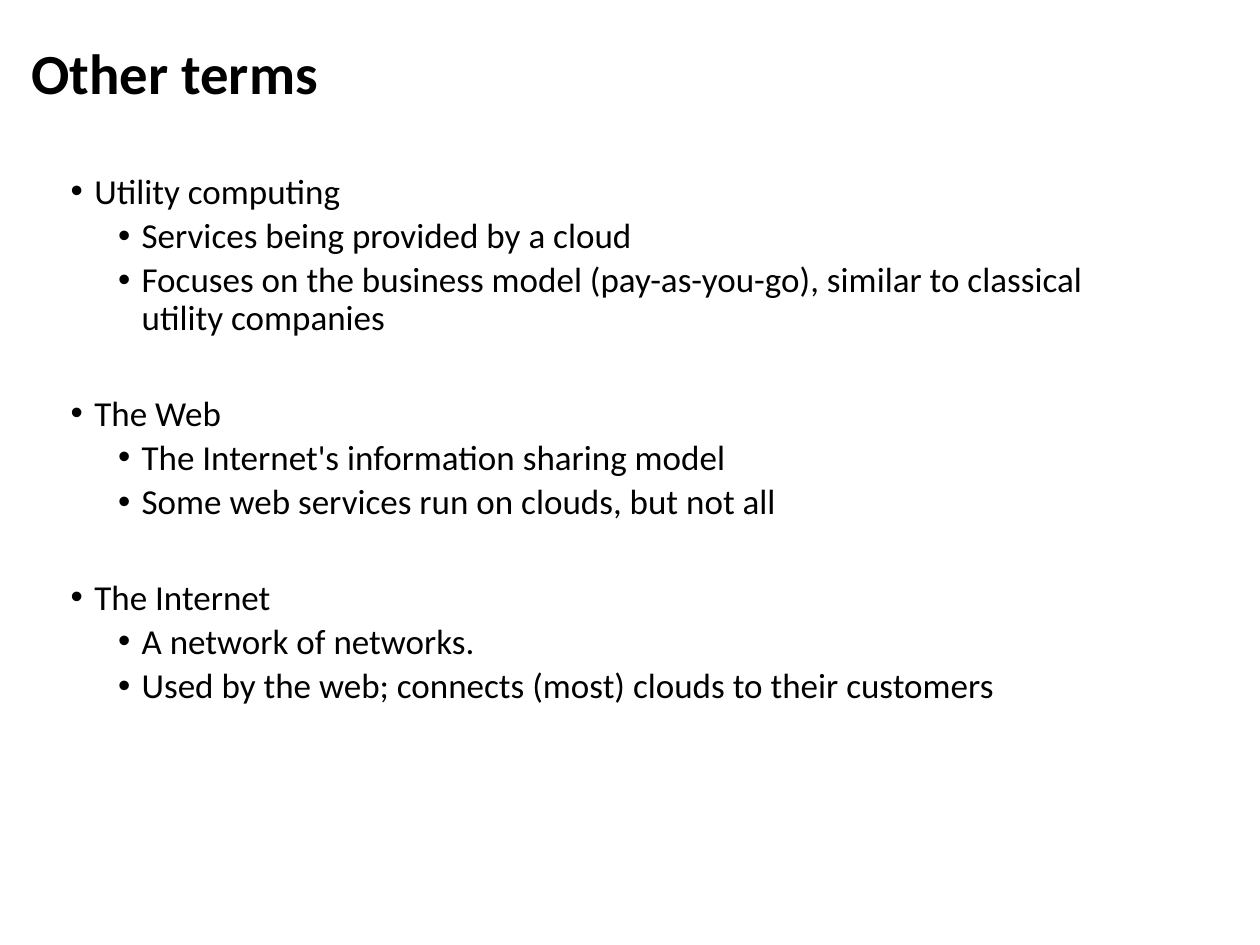
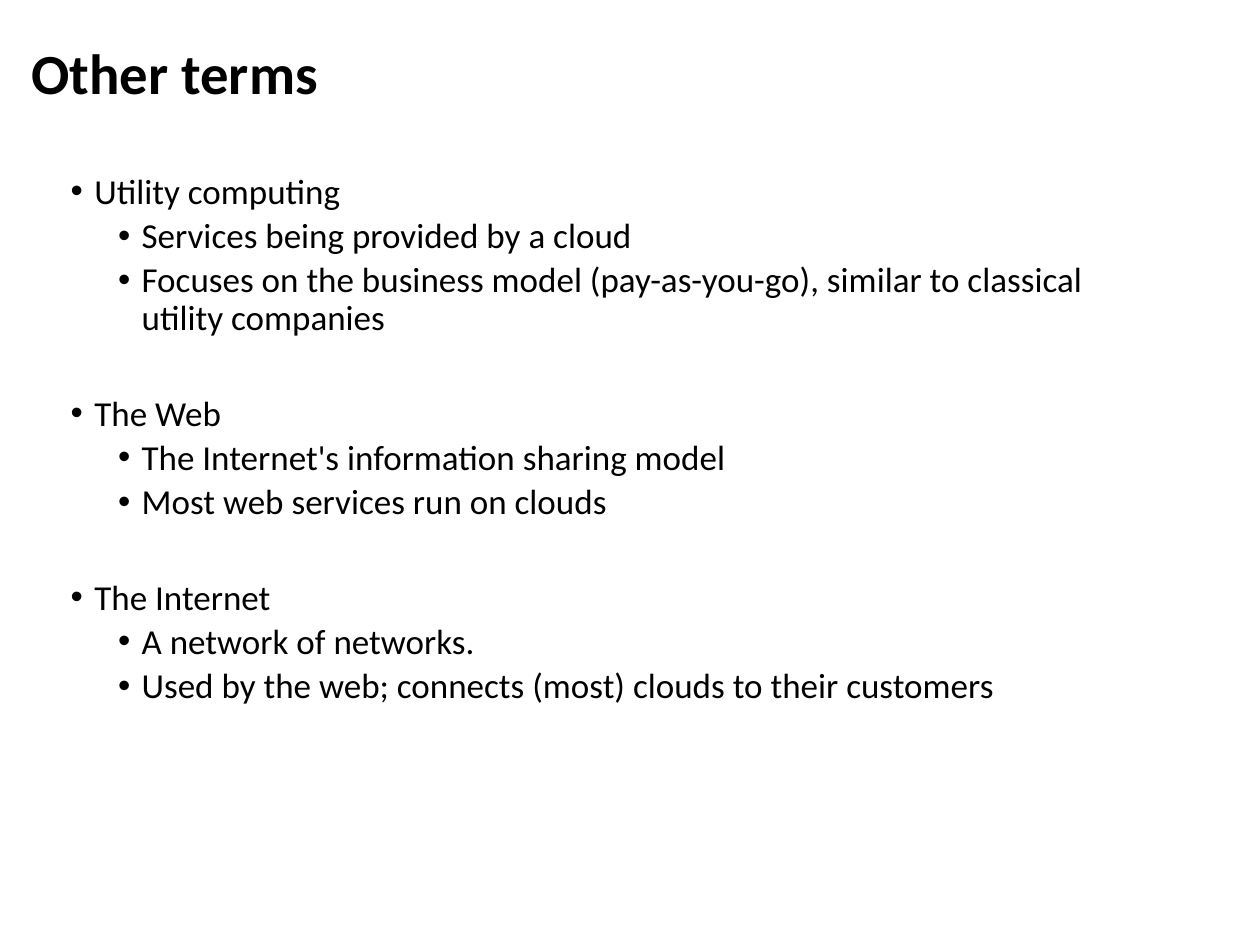
Before and after one commit to zhangzhics/CITS5503_Sem2, a slide deck: slide 51 of Lectures2024/CITS5503CloudComputingIntro_week1.pptx. Drawn at 1260x945 pixels with LibreOffice and Linux fonts; fonts in the diff are those of the drawing. Boxes give left, top, right and bottom in pixels: in the first picture for what was removed or moved away, otherwise in the second. Text is boxed around its words. In the diff, an @@ line names an element or a change of style, - is before the commit and + after.

Commit message:
correct typos in slides of wk1

```diff
--- a/Lectures2024/CITS5503CloudComputingIntro_week1.pptx
+++ b/Lectures2024/CITS5503CloudComputingIntro_week1.pptx
@@ text at (142, 489, 607, 515): text changed @@
-  • Some web services run on clouds, but not all
+  • Most web services run on clouds
```
Also in this commit, not shown: 5 other slides changed.
